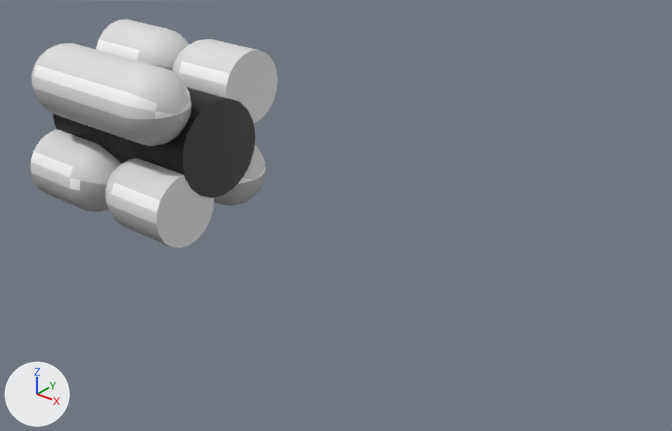
What one commit did to the FBX model metroid-UNITY(vrtk)/Assets/Resources/br-m-pillbrick-white.fbx.
Both versions are drawn from a camera (50 mm lens) standing at (-3.86, -3.01, 3.22) and looking at (-6.3, 0.05, 1.32). The axes (+X, +Y, +Z) are drawn at lower left. The lights are the same throughout. Where no turn or scale is listed for an object, it has been applied to the vertices.

Names of what the first picture shows: 'base', 'pills'.
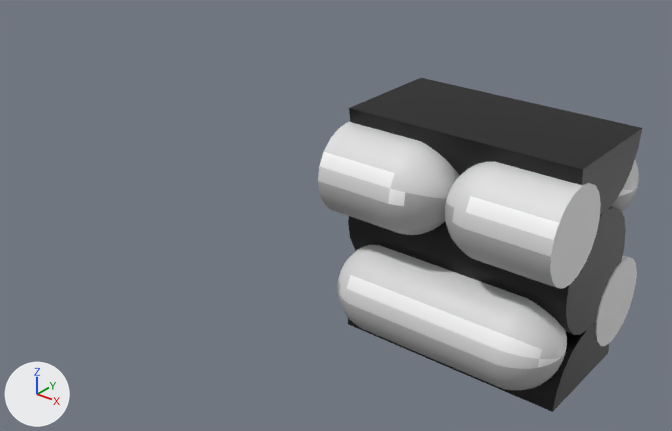
Changed parts and their boxes (x1, y1, x2, y2) in the pictures (672 x 431 px; the box of a moved part takes in the faces that stretch with it):
'pills', reshaped, moved
    before: (31, 19, 278, 248)
    after: (318, 122, 639, 390)
'base', reshaped, moved
    before: (53, 88, 255, 198)
    after: (348, 78, 642, 412)
part 1 of me_mesh_001, moved or reshaped
    before: (172, 39, 278, 123)
    after: (445, 162, 601, 289)
part 2 of me_mesh_001, moved or reshaped
    before: (96, 19, 189, 71)
    after: (318, 122, 459, 235)
part 3 of me_mesh_001, moved or reshaped
    before: (214, 145, 266, 206)
    after: (337, 245, 567, 390)
part 4 of me_mesh_001, moved or reshaped
    before: (32, 43, 192, 146)
    after: (611, 160, 639, 213)
part 5 of me_mesh_001, moved or reshaped
    before: (105, 158, 214, 248)
    after: (594, 256, 637, 346)
part 6 of me_mesh_001, moved or reshaped (not visible afterwards)
    before: (31, 129, 121, 212)

The change, as a diff of the scene's bpy script:
```diff
--- a/metroid-UNITY(vrtk)/Assets/Resources/br-m-pillbrick-white.fbx.py
+++ b/metroid-UNITY(vrtk)/Assets/Resources/br-m-pillbrick-white.fbx.py
@@ me_mesh_001 @@
 me_mesh_001.from_pydata(...)  # 1568 vertices, 1604 faces; spans x -0.5..0.5, y -0.44..0.44, z -0.44..0.44
 # used by ob_pills; location = (-7.5, 0.0, 1.5)
+# me_mesh_001 part 1: the loose piece of 201 vertices spanning x 0.0..0.5, y 0.06..0.44, z 0.06..0.44 is mirrored in y about the mesh origin
+# me_mesh_001 part 2: the loose piece of 201 vertices spanning x -0.5..0.0, y 0.06..0.44, z 0.06..0.44 is mirrored in y about the mesh origin
+# me_mesh_001 part 3: the loose piece of 382 vertices spanning x -0.5..0.5, y 0.06..0.44, z -0.44..-0.06 is mirrored in y about the mesh origin
+# me_mesh_001 part 4: the loose piece of 382 vertices spanning x -0.5..0.5, y -0.44..-0.06, z 0.06..0.44 is mirrored in y about the mesh origin
+# me_mesh_001 part 5: the loose piece of 201 vertices spanning x 0.0..0.5, y -0.44..-0.06, z -0.44..-0.06 is mirrored in y about the mesh origin
+# me_mesh_001 part 6: the loose piece of 201 vertices spanning x -0.5..0.0, y -0.44..-0.06, z -0.44..-0.06 is mirrored in y about the mesh origin
 me_mesh_001.materials.append(mat_solid_greylight)
@@ me_mesh @@
 # used by ob_base; location = (-7.5, 0.0, 1.5)
-me_mesh.from_pydata(...)  # 42 vertices, 60 faces; spans x -0.505..0.505, y -0.253..0.253, z -0.253..0.252
+me_mesh.from_pydata(...)  # 109 vertices, 131 faces; spans x -0.494..0.494, y -0.253..0.253, z -0.5..0.5
+# me_mesh part 7: the whole mesh is rebuilt
 me_mesh.materials.append(mat_solid_black)
@@ ob_pills @@
 ob_pills = bpy.data.objects.new('pills', me_mesh_001)
-ob_pills.location = (-7.5, 0.0, 1.5)
+ob_pills.location = (-5.5, 0.0, 1.5)
@@ ob_base @@
 ob_base = bpy.data.objects.new('base', me_mesh)
-ob_base.location = (-7.5, 0.0, 1.5)
+ob_base.location = (-5.5, 0.0, 1.5)
```
